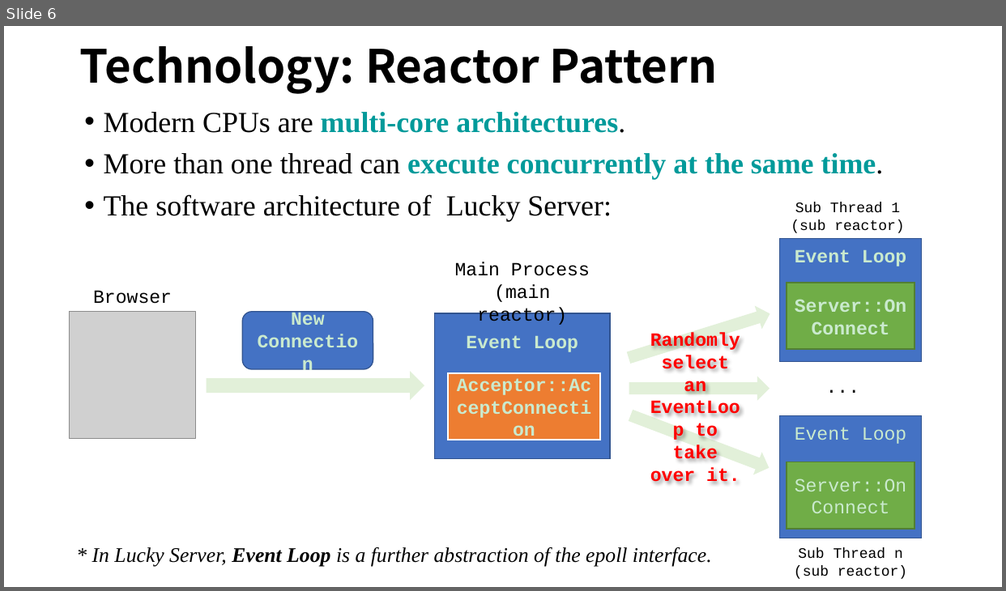
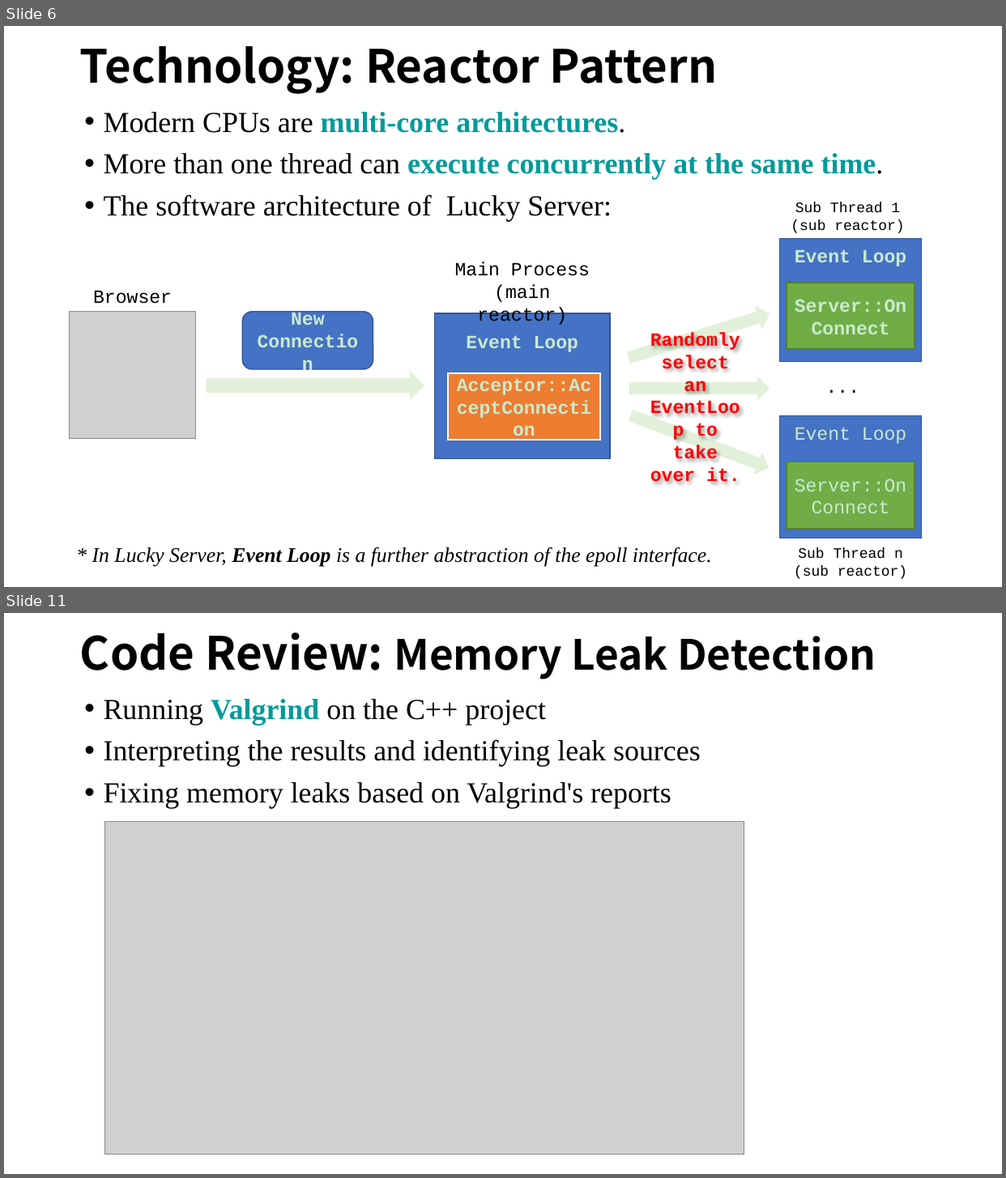
Before and after one commit to WU-SUNFLOWER/LuckyServer, a slide deck: docs/LuckyServer.pptx. Shown one above the other, each under a label of ours: slide 6 before the commit, slides 6 and 11 after it; the slides between them are not shown. The pictures are 1006x591 and 1006x1178 pixels, drawn with LibreOffice and Linux fonts; fonts in the diff are those of the drawing; grey boxes stand for pictures. Boxes give left, top, right and bottom in pixels: in the first picture for what was removed or moved away, otherwise in the second. Text is boxed around its words. In the diff, an @@ line names an element or a change of style, - is before the commit and + after.

```diff
--- a/docs/LuckyServer.pptx
+++ b/docs/LuckyServer.pptx
@@ slide 11 added at [4,613,1002,1174], background #CAEACE @@
@@ title added at [80,632,876,679], 40 pt, text #000000, bold @@
+Code Review: Memory Leak Detection
@@ text added at [104,699,701,809], 28 pt, text #000000 @@
+• Running Valgrind on the C++ project
+• Interpreting the results and identifying leak sources
+• Fixing memory leaks based on Valgrind's reports
@@ picture added at [105,821,744,1154] @@
```
Also in this commit, not shown: 2 slides changed, 5 other slides added.
